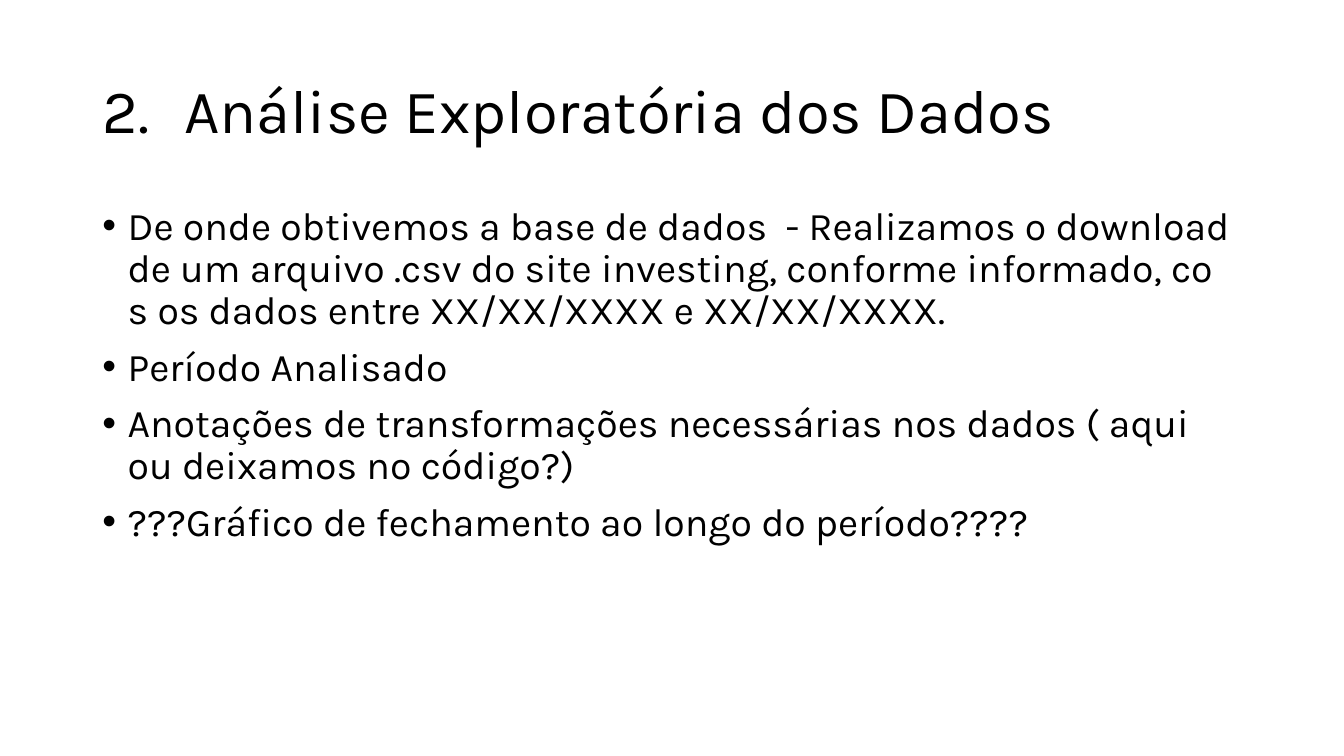
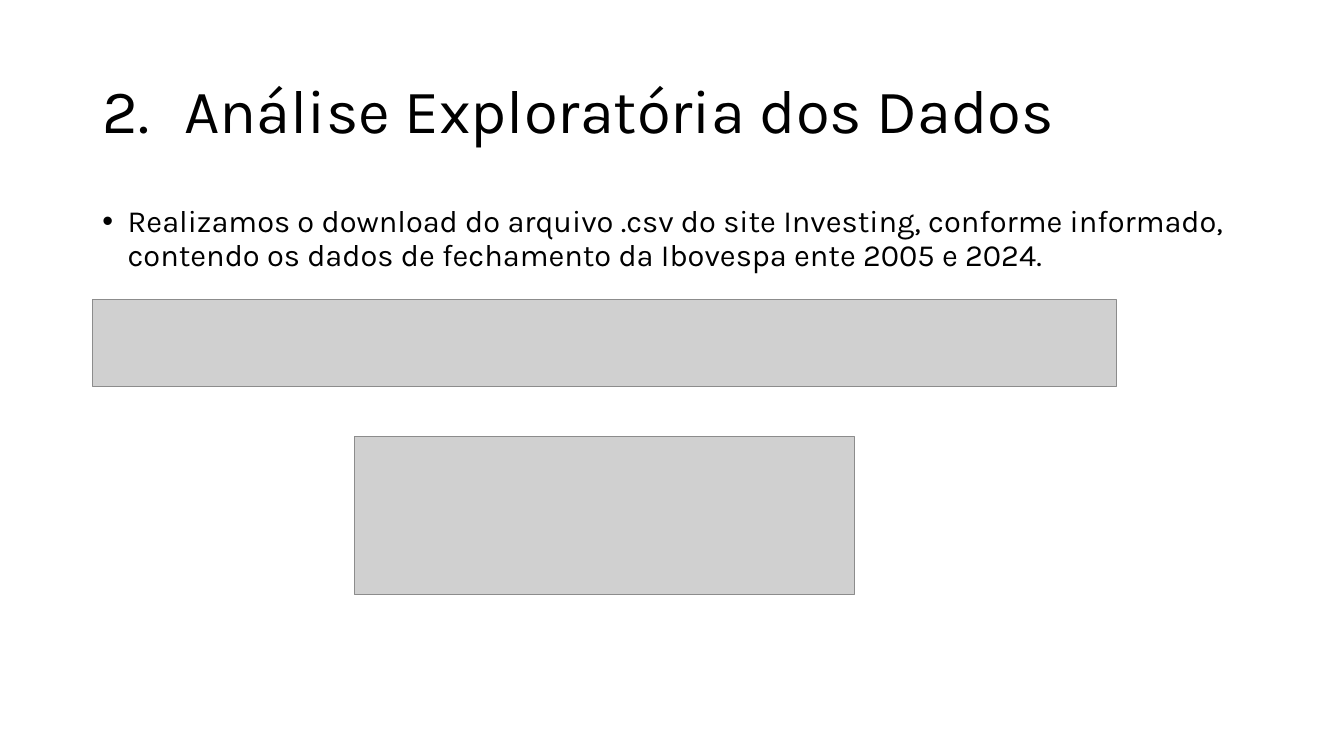
Before and after one commit to jdlmauricio/techalleg_fase_2, a slide deck: slide 3 of Tech Challenge 2.pptx (slide 8 before the commit). Drawn at 1344x756 pixels with LibreOffice and Linux fonts; fonts in the diff are those of the drawing; grey boxes stand for pictures; background and template pictures are left out. Boxes give left, top, right and bottom in pixels: in the first picture for what was removed or moved away, otherwise in the second. Text is boxed around its words. In the diff, an @@ line names an element or a change of style, - is before the commit and + after.

```diff
--- a/Tech Challenge 2.pptx
+++ b/Tech Challenge 2.pptx
@@ text at (128,210,1223,273): text changed; size 28 to 22 pt @@
-• De onde obtivemos a base de dados - Realizamos o download de um arquivo .csv do site investing, conforme informado, co s os dados entre XX/XX/XXXX e XX/XX/XXXX.
-• Período Analisado
-• Anotações de transformações necessárias nos dados ( aqui ou deixamos no código?)
-• ???Gráfico de fechamento ao longo do período????
+• Realizamos o download do arquivo .csv do site Investing, conforme informado, contendo os dados de fechamento da Ibovespa ente 2005 e 2024.
@@ picture added at (93,299,1117,386) @@
@@ picture added at (355,437,855,594) @@
```
Also in this commit, not shown: 4 other slides changed, 14 slides added, 11 slides removed.
